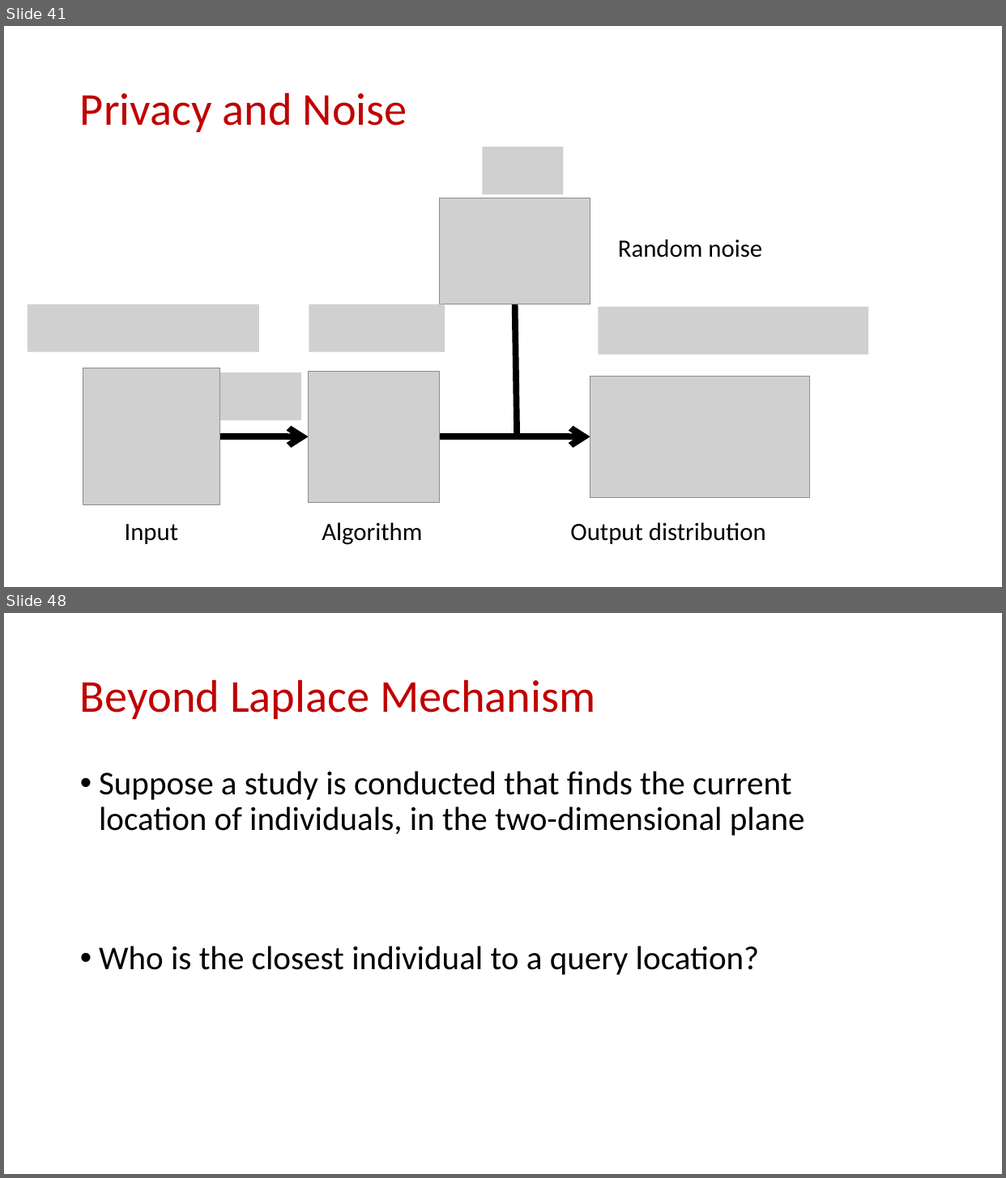
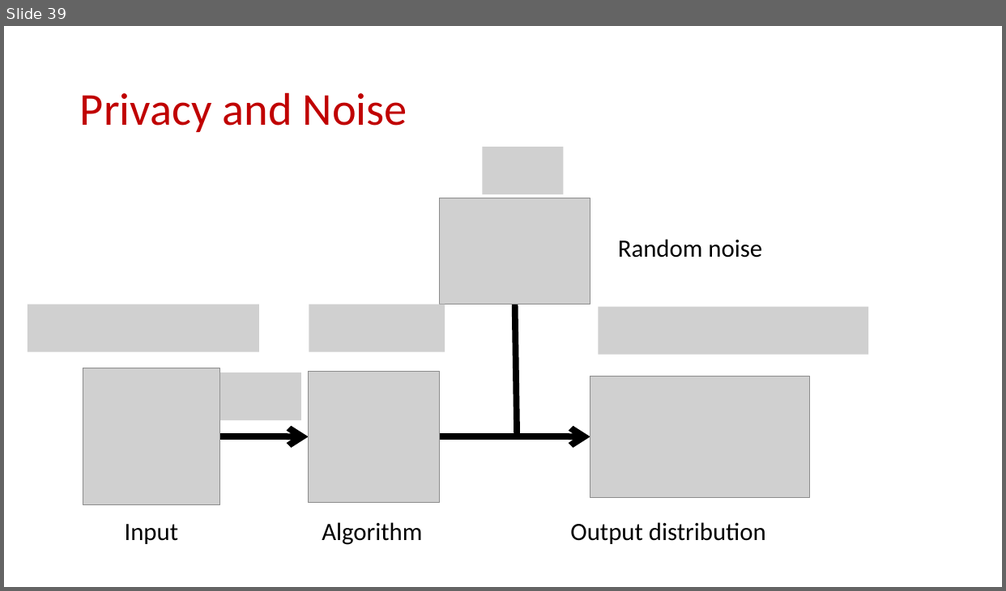
Before and after one commit to samsonzhou/samsonzhou.github.io, a slide deck: CSCE658-S24/L19.pptx. Shown one above the other, each under a label of ours: slides 41 and 48 before the commit, slide 39 after it; the slides between them are not shown. The pictures are 1006x1178 and 1006x591 pixels, drawn with LibreOffice and Linux fonts; fonts in the diff are those of the drawing; grey boxes stand for pictures. Boxes give left, top, right and bottom in pixels: in the first picture for what was removed or moved away, otherwise in the second. Text is boxed around its words. In the diff, an @@ line names an element or a change of style, - is before the commit and + after.

```diff
--- a/CSCE658-S24/L19.pptx
+++ b/CSCE658-S24/L19.pptx
@@ slide 48 removed at bbox=[4, 613, 1002, 1174], background #FFFFFF @@
@@ title removed at bbox=[80, 679, 596, 719] @@
-Beyond Laplace Mechanism
@@ text removed at bbox=[99, 771, 805, 975] @@
-• Suppose a study is conducted that finds the current location of individuals, in the two-dimensional plane
-• Who is the closest individual to a query location?
@@ what was slide 41 is now slide 39 @@
```
Also in this commit, not shown: 10 other slides removed, 1 other file.
